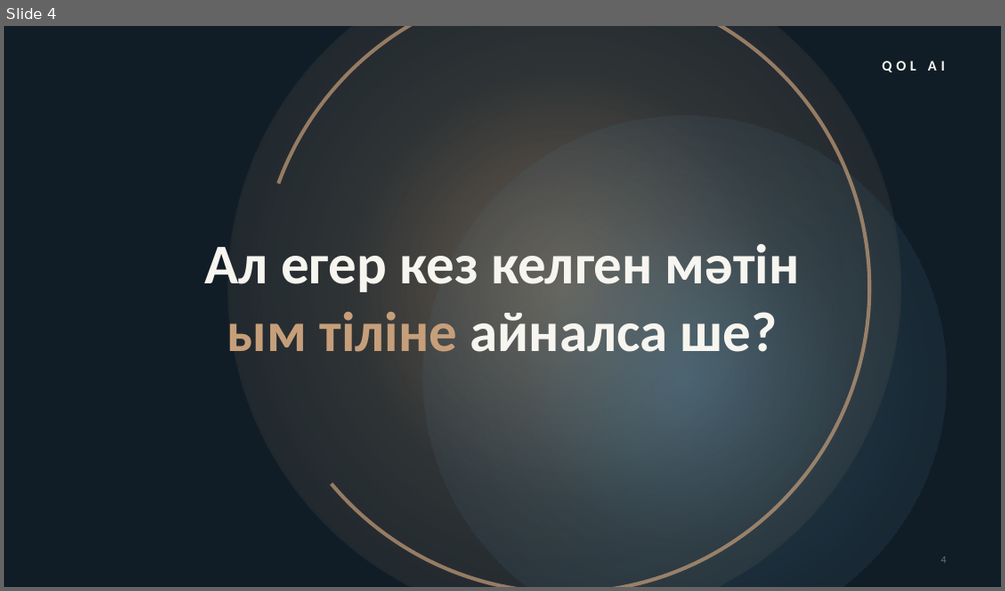
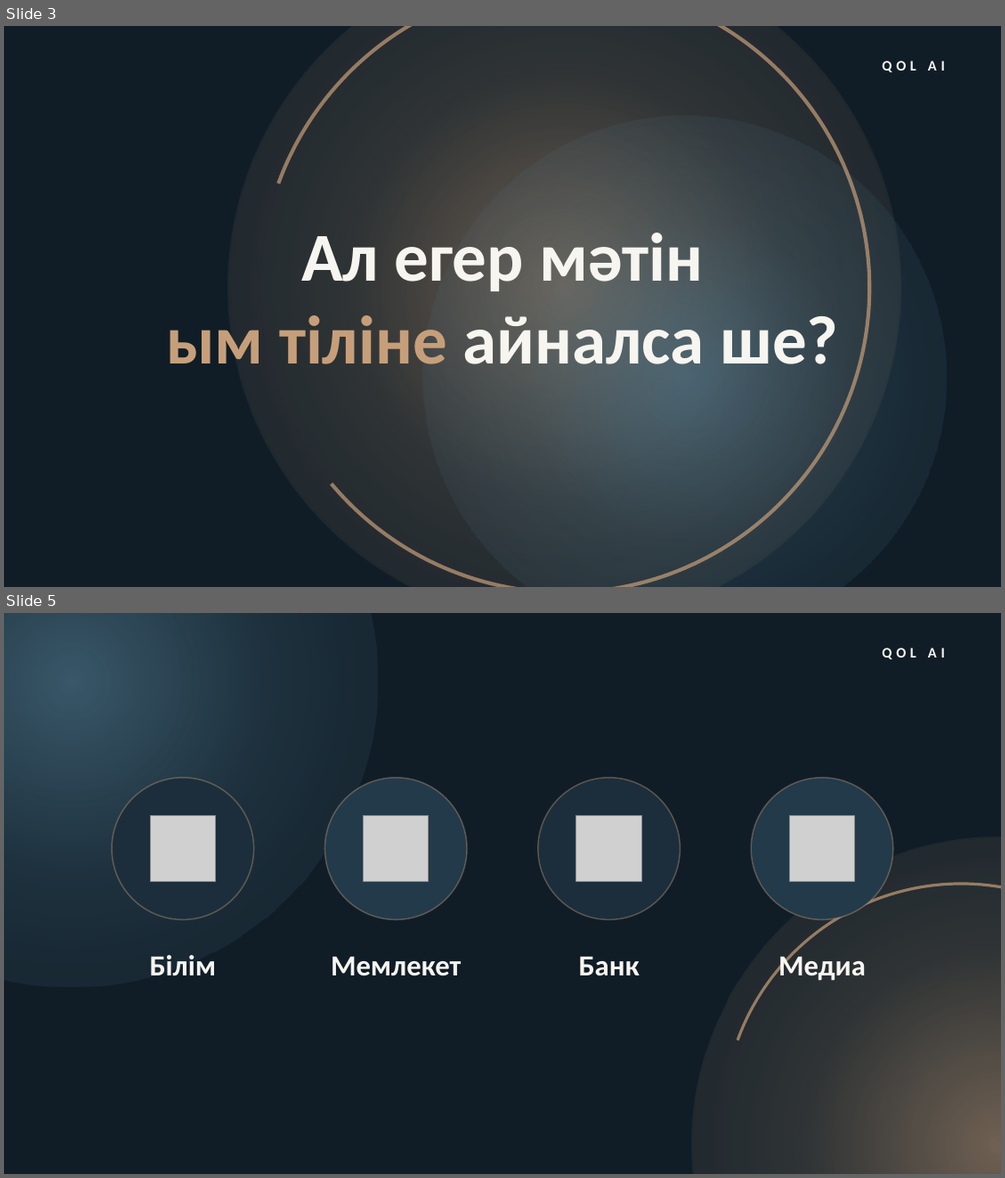
Before and after one commit to LofiSilent/Qol-Ai, a slide deck: presentation/Qol_AI_presentation_KZ.pptx. Shown one above the other, each under a label of ours: slide 4 before the commit, slides 3 and 5 after it; the slides between them are not shown. The pictures are 1005x591 and 1005x1178 pixels, drawn with LibreOffice and Linux fonts; fonts in the diff are those of the drawing; grey boxes stand for pictures; background and template pictures are left out. Boxes give left, top, right and bottom in pixels: in the first picture for what was removed or moved away, otherwise in the second. Text is boxed around its words. In the diff, an @@ line names an element or a change of style, - is before the commit and + after.

```diff
--- a/presentation/Qol_AI_presentation_KZ.pptx
+++ b/presentation/Qol_AI_presentation_KZ.pptx
@@ slide 5 added at <box>4,613,1001,1174</box>, background #101D27 @@
@@ ellipse added at <box>4,613,378,987</box>, fill gradient #527B91 @@
@@ text added at <box>882,648,945,659</box>, 14 pt, text #F7F5EF, bold @@
+QOL AI
@@ ellipse added at <box>112,778,254,919</box>, fill #1C2E3C, outline #C69F7A 1.25 pt @@
@@ ellipse added at <box>324,778,467,919</box>, fill #233A4A, outline #C69F7A 1.25 pt @@
@@ ellipse added at <box>538,778,680,919</box>, fill #1C2E3C, outline #C69F7A 1.25 pt @@
@@ ellipse added at <box>751,778,893,919</box>, fill #233A4A, outline #C69F7A 1.25 pt @@
@@ picture added at <box>150,816,215,881</box> @@
@@ picture added at <box>363,816,428,881</box> @@
@@ picture added at <box>576,816,641,881</box> @@
@@ picture added at <box>789,816,854,881</box> @@
@@ ellipse added at <box>692,837,1001,1174</box>, fill gradient #C69F7A @@
@@ arch (boxed as its full ring) added at <box>722,882,1001,1174</box>, fill #C69F7A at 70% opacity @@
@@ text added at <box>150,955,217,975</box>, 28 pt, text #F7F5EF, bold @@
+Білім
@@ text added at <box>331,956,461,976</box>, 28 pt, text #F7F5EF, bold @@
+Мемлекет
@@ text added at <box>579,956,639,976</box>, 28 pt, text #F7F5EF, bold @@
+Банк
@@ text added at <box>778,952,866,981</box>, 28 pt, text #F7F5EF, bold @@
+Медиа
@@ what was slide 4 is now slide 3 @@
@@ slide 3 changed as well @@
@@ text "Ал егер мәтін": place and size @@
-text "Ал егер мәтін" at <box>205,244,800,352</box>
+text "Ал егер мәтін" at <box>166,232,838,364</box>
@@ text at <box>301,232,703,291</box>: text changed; size 54 to 66 pt @@
-Ал егер кез келген мәтін
+Ал егер мәтін
@@ text at <box>166,315,838,364</box>: size 54 to 66 pt in "ым тіліне айналса ше?" @@
@@ page number removed at <box>941,556,947,563</box> @@
-4
```
Also in this commit, not shown: 5 other slides changed, 6 slides removed, 3 other files.
